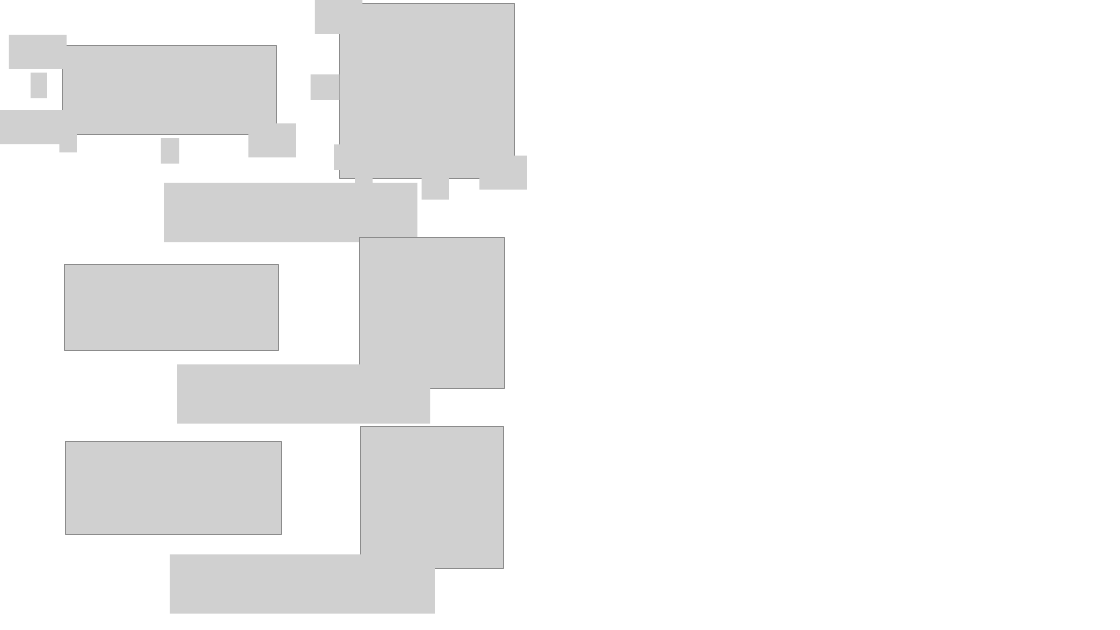
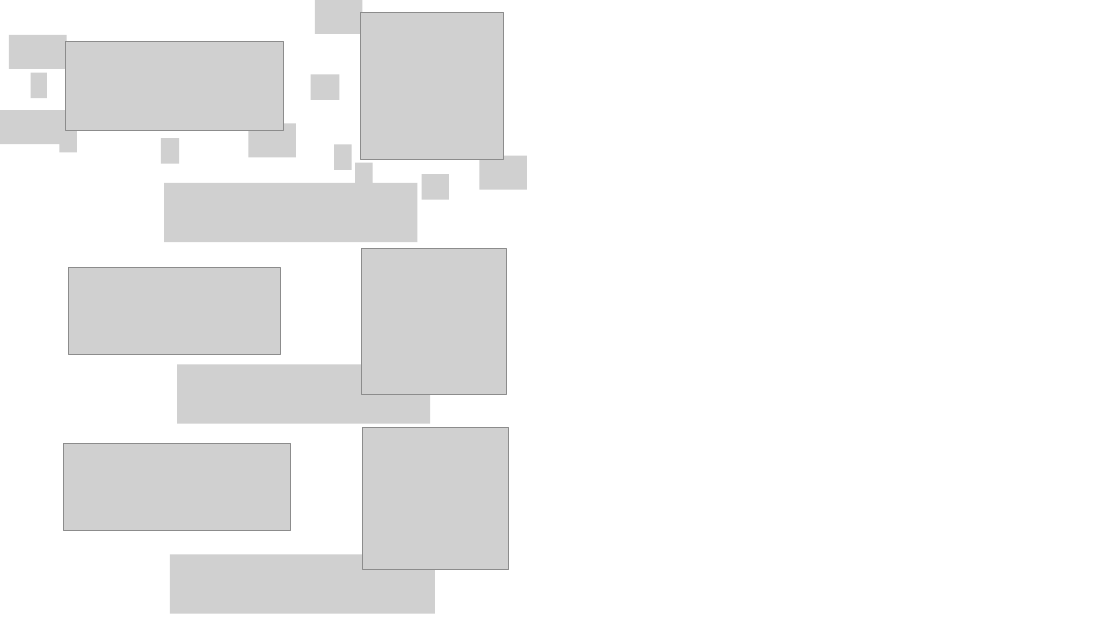
Before and after one commit to flm8620/Continuous-attractor-network, a slide deck: slide 1 of figures.pptx. Drawn at 1120x630 pixels with LibreOffice and Linux fonts; fonts in the diff are those of the drawing; grey boxes stand for pictures. Boxes give left, top, right and bottom in pixels: in the first picture for what was removed or moved away, otherwise in the second. Text is boxed around its words. In the diff, an @@ line names an element or a change of style, - is before the commit and + after.

```diff
--- a/figures.pptx
+++ b/figures.pptx
@@ picture: place and size @@
-picture at (340, 3, 515, 178)
+picture at (360, 12, 504, 159)
@@ picture: place and size @@
-picture at (62, 45, 276, 134)
+picture at (66, 41, 283, 130)
@@ picture: place and size @@
-picture at (65, 265, 278, 351)
+picture at (68, 268, 280, 355)
@@ picture: place and size @@
-picture at (360, 238, 504, 389)
+picture at (361, 249, 506, 395)
@@ picture: place and size @@
-picture at (66, 442, 281, 534)
+picture at (63, 444, 291, 531)
@@ picture: place and size @@
-picture at (360, 426, 504, 569)
+picture at (363, 428, 509, 571)
```
Also in this commit, not shown: 1 slide added, 9 other files.
